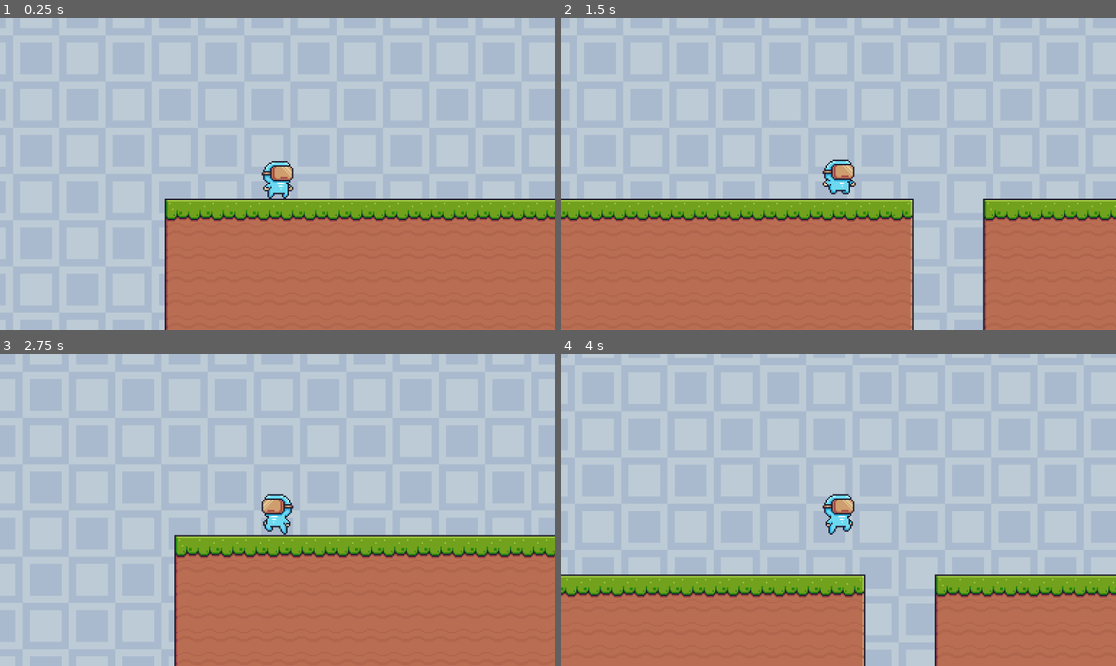
Above: before the commit, frames 1-4 (two rows, left to right).
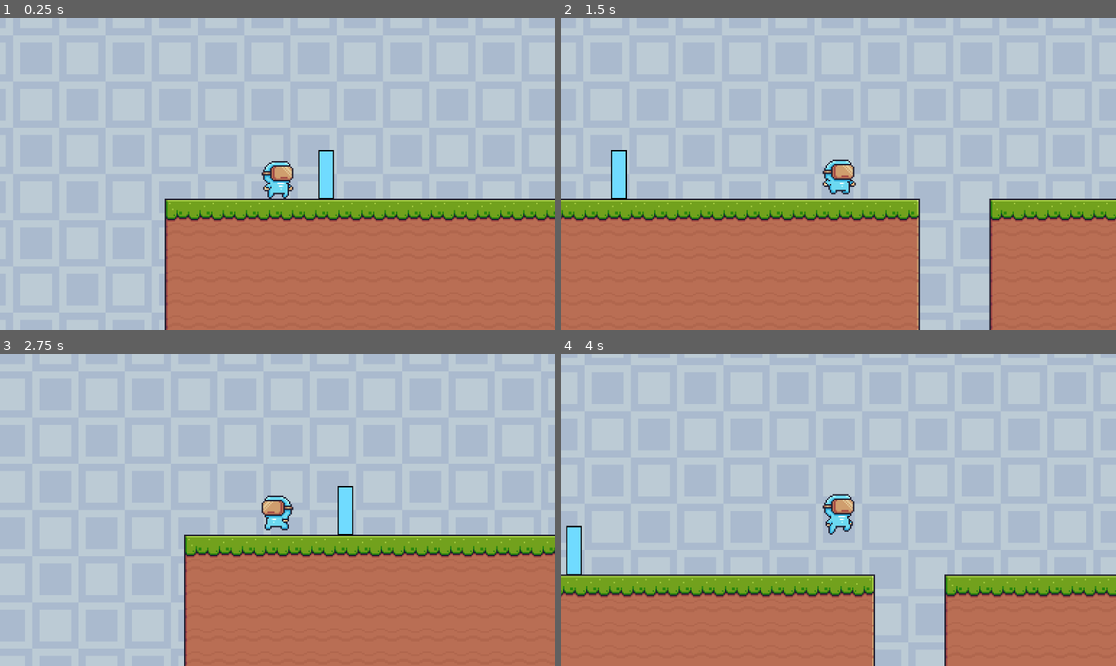
Above: after the commit, the same moments.

Repository: Zarlden/Syncronauts
Game: Godot game, scene res://Level/level_1.tscn
Two runs of this game, one before a commit and one after it. Both use one fixed random seed, a clock stepped at 60 frames per second and the inputs below.
Inputs:
- Up to frame 1 (0.25 s): no input
- Up to frame 2 (1.5 s): hold D (Right) from 0.53 s (still down); tap Space (Jump) at 0.77 s
- Up to frame 3 (2.75 s): tap Space (Jump) at 1.52 s; release D (Right) at 2.03 s; hold A (Left) from 2.03 s (still down)
- Up to frame 4 (4 s): release A (Left) at 2.78 s; hold D (Right) from 2.78 s (still down); tap Space (Jump) at 3.02, 3.77 s

The runs differ from the first frame. In frame 1, 0.5% of the frame differs, in the area x 57-61%, y 42-59%; in frame 2, 3.9%, in the area x 0-100%, y 42-100%; in frame 3, 3.7%; in frame 4, 3.7%.

Commit message:
equals to not equals

Diff:
--- a/Interactable_Objects/Barrier/Barrier.gd
+++ b/Interactable_Objects/Barrier/Barrier.gd
@@ -2,5 +2,5 @@
 
 func _on_body_entered(body):
 	if body is Player:
-		if body.colour == Barrier.COLOR:
+		if body.colour != Barrier.COLOR:
 			$BarrierShape/CollisionShape2D.set_deferred("disabled", true)
--- a/Level/level_1.tscn
+++ b/Level/level_1.tscn
@@ -7,6 +7,7 @@
 [ext_resource type="PackedScene" uid="uid://bqtpmqybxghfy" path="res://Interactable_Objects/checkpoint.tscn" id="7_o57h3"]
 [ext_resource type="PackedScene" uid="uid://ch6pmxvx21fnd" path="res://platform/movingPlatform.tscn" id="7_srvaw"]
 [ext_resource type="PackedScene" uid="uid://pouw3u2i4c6d" path="res://Interactable_Objects/goal.tscn" id="8_4cfu4"]
+[ext_resource type="PackedScene" uid="uid://doha7wh6blv3e" path="res://Interactable_Objects/Barrier/Barrier.tscn" id="8_wep5m"]
 
 [sub_resource type="TileSetAtlasSource" id="TileSetAtlasSource_vhq63"]
 texture = ExtResource("1_7l7et")
@@ -486,3 +487,6 @@
 
 [node name="Moving Platform" parent="." index="8" instance=ExtResource("7_srvaw")]
 position = Vector2(550.618, 25.0002)
+
+[node name="Barrier" parent="." index="9" instance=ExtResource("8_wep5m")]
+position = Vector2(33, 0)
Not shown: 1 places in Level/level_1.tscn that only renumber resources
